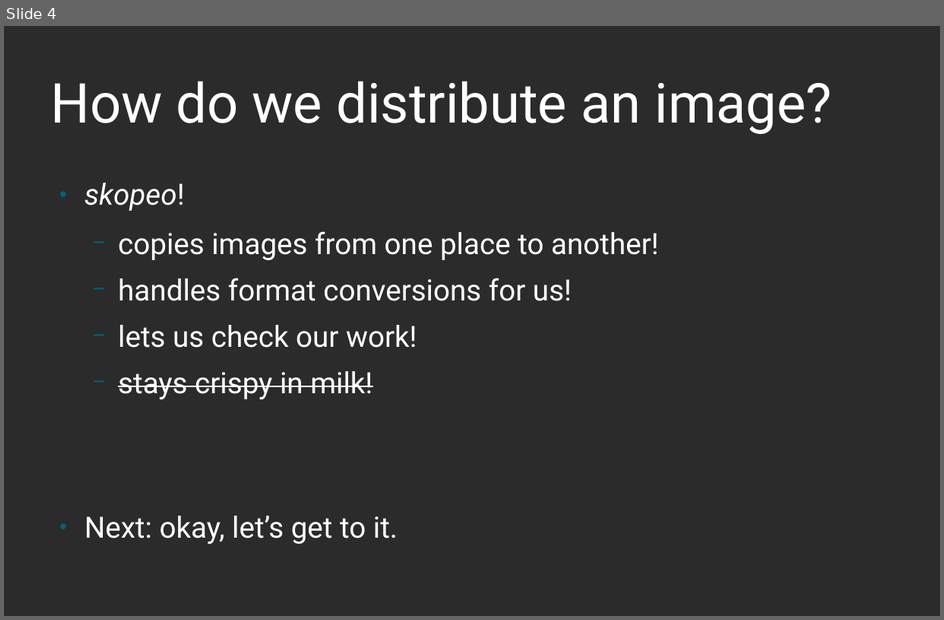
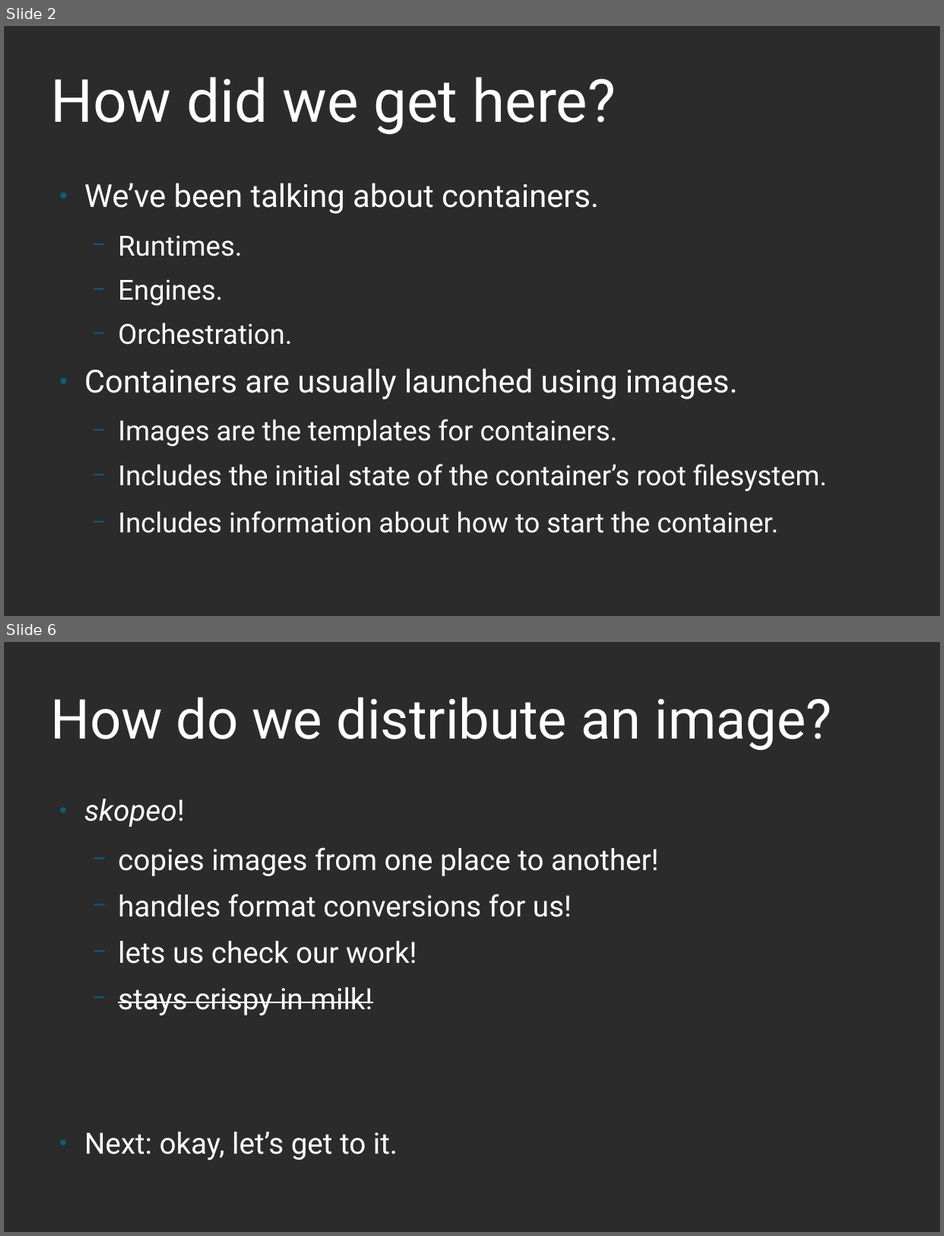
Before and after one commit to nalind/devconf.us-2018, a slide deck: images.odp. Shown one above the other, each under a label of ours: slide 4 before the commit, slides 2 and 6 after it; the slides between them are not shown. The pictures are 944x620 and 944x1236 pixels, drawn with LibreOffice and Linux fonts; fonts in the diff are those of the drawing; background and template pictures are left out; a plain dark background stands for a picture behind light text. Boxes give left, top, right and bottom in pixels: in the first picture for what was removed or moved away, otherwise in the second. Text is boxed around its words. In the diff, an @@ line names an element or a change of style, - is before the commit and + after.

```diff
--- a/images.odp
+++ b/images.odp
@@ slide 2 added at <box>4,26,940,616</box>, background picture (left out) @@
@@ title added at <box>51,77,617,135</box>, 60 pt, text #FFFFFF @@
+How did we get here?
@@ text added at <box>85,183,827,533</box>, 28 pt, text #FFFFFF @@
+● We’ve been talking about containers.
+  − Runtimes.
+  − Engines.
+  − Orchestration.
+● Containers are usually launched using images.
+  − Images are the templates for containers.
+  − Includes the initial state of the container’s root filesystem.
+  − Includes information about how to start the container.
@@ what was slide 4 is now slide 6 @@
```
Also in this commit, not shown: 6 slides changed, 1 other slide added.
